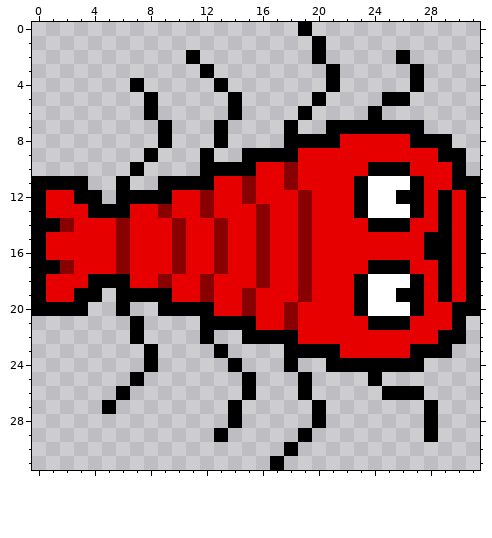
Edited in one commit: pixel-art sprite (JTD/hummer_000_000.png). Above: the version before the commit.
The file is 32x32 pixels.
After:
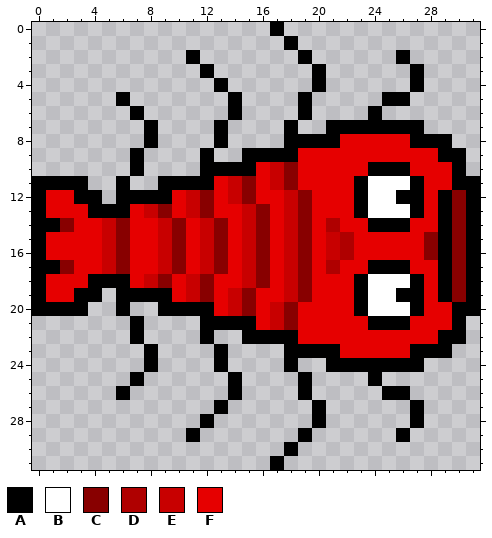
Palette (. is transparent): A #000000  B #ffffff  C #880000  D #af0000  E #c80000  F #e60000
Changes in this commit:
@@ x 0..31 @@
- 0 ...................A............
- 1 ....................A...........
- 2 ...........A........A.....A.....
- 3 ............A........A.....A....
- 4 .......A.....A.......A.....A....
- 5 ........A.....A.....A....AA.....
- 6 ........A.....A....A....A.......
- 7 .........A...A....A..AAAAAAA....
- 8 .........A...A....AAAAFFFFFAAA..
- 9 ........A...A..AAAAFFFFFFFFFFAA.
-10 .......A....AAAAFFCFFFFFAAAFFFA.
-11 AAAA..A..AAAAFFCFFCFFFFABBBAFFAA
-12 AFFAA.AAAAFFCFFCFFFCFFFABBAAFAFA
-13 AFFFAAAFFCFFCFFFCFFCFFFABBBAFAFA
-14 AACFFFCFFFCFFCFFCFFCFFFFAAAFFAFA
-15 AFFFFFCFFFCFFCFFCFFCFFFFFFFFAAFA
-16 AFFFFFCFFFCFFCFFCFFCFFFFFFFFAAFA
-17 AACFFFCFFFCFFCFFCFFCFFFFAAAFFAFA
-18 AFFFAAAFFCFFCFFFCFFCFFFABBBAFAFA
-19 AFFAA.AAAAFFCFFCFFFCFFFABBAAFAFA
-20 AAAA..A..AAAAFFCFFCFFFFABBBAFFAA
-21 .......A....AAAAFFCFFFFFAAAFFFA.
+ 0 .................A..............
+ 1 ..................A.............
+ 2 ...........A.......A......A.....
+ 3 ............A.......A......A....
+ 4 .............A......A......A....
+ 5 ......A.......A....A.....AA.....
+ 6 .......A......A....A....A.......
+ 7 ........A....A....A..AAAAAAA....
+ 8 ........A....A....AAAAFFFFFAAA..
+ 9 .......A....A..AAAAFFFFFFFFFFAA.
+10 .......A....AAAAFECFFFFFAAAFFFA.
+11 AAAA..A..AAAAFECFECFFFFABBBAFFAA
+12 AFFAA.AAAAFECFECFFECFFFABBAAFACA
+13 AFFFAAAFECFECFFECFECFFFABBBAFACA
+14 AACFFECFFECFECFECFECFDFFAAAFFACA
+15 AFFFFECFFECFECFECFECFEDFFFFFCACA
+16 AFFFFECFFECFECFECFECFEDFFFFFCACA
+17 AACFFECFFECFECFECFECFDFFAAAFFACA
+18 AFFFAAAFECFECFFECFECFFFABBBAFACA
+19 AFFAA.AAAAFECFECFFECFFFABBAAFACA
+20 AAAA..A..AAAAFECFECFFFFABBBAFFAA
+21 .......A....AAAAFECFFFFFAAAFFFA.
 22 .......A....A..AAAAFFFFFFFFFFAA.
 23 ........A....A....AAAAFFFFFAAA..
-24 ........A.....A...A..AAAAAAA....
-25 .......A.......A...A....A.......
-26 ......A........A...A.....AAA....
-27 .....A........A.....A.......A...
-28 ..............A.....A.......A...
-29 .............A.....A........A...
+24 ........A....A....A..AAAAAAA....
+25 .......A......A....A....A.......
+26 ......A.......A....A.....AA.....
+27 .............A......A......A....
+28 ............A.......A......A....
+29 ...........A.......A......A.....
 30 ..................A.............
Changed places in both pictures, as pixel boxes (x1, y1, x2, y2):
changed: (102, 22, 354, 442)
changed: (424, 190, 466, 302)
changed: (396, 386, 438, 442)
